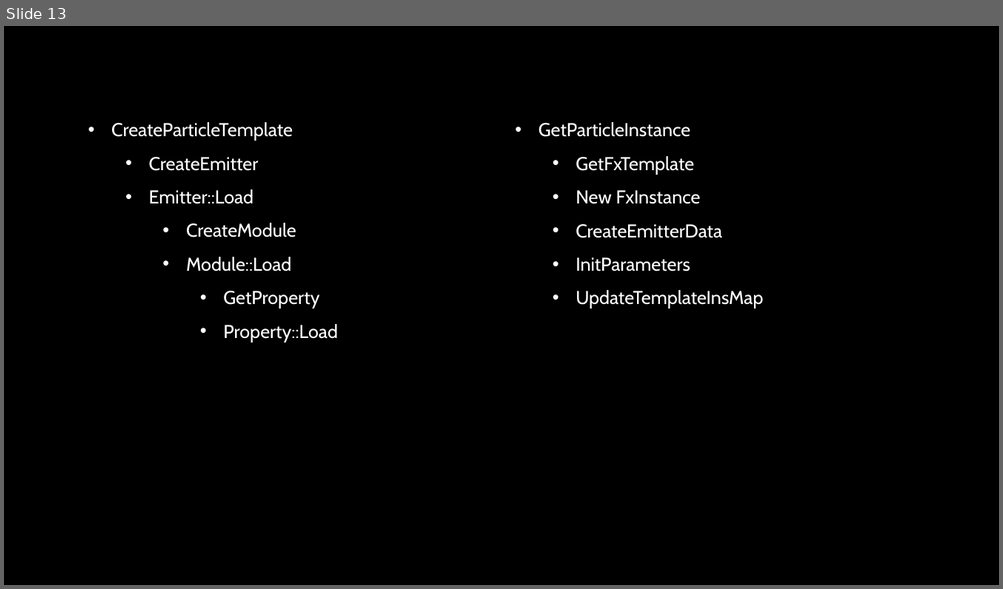
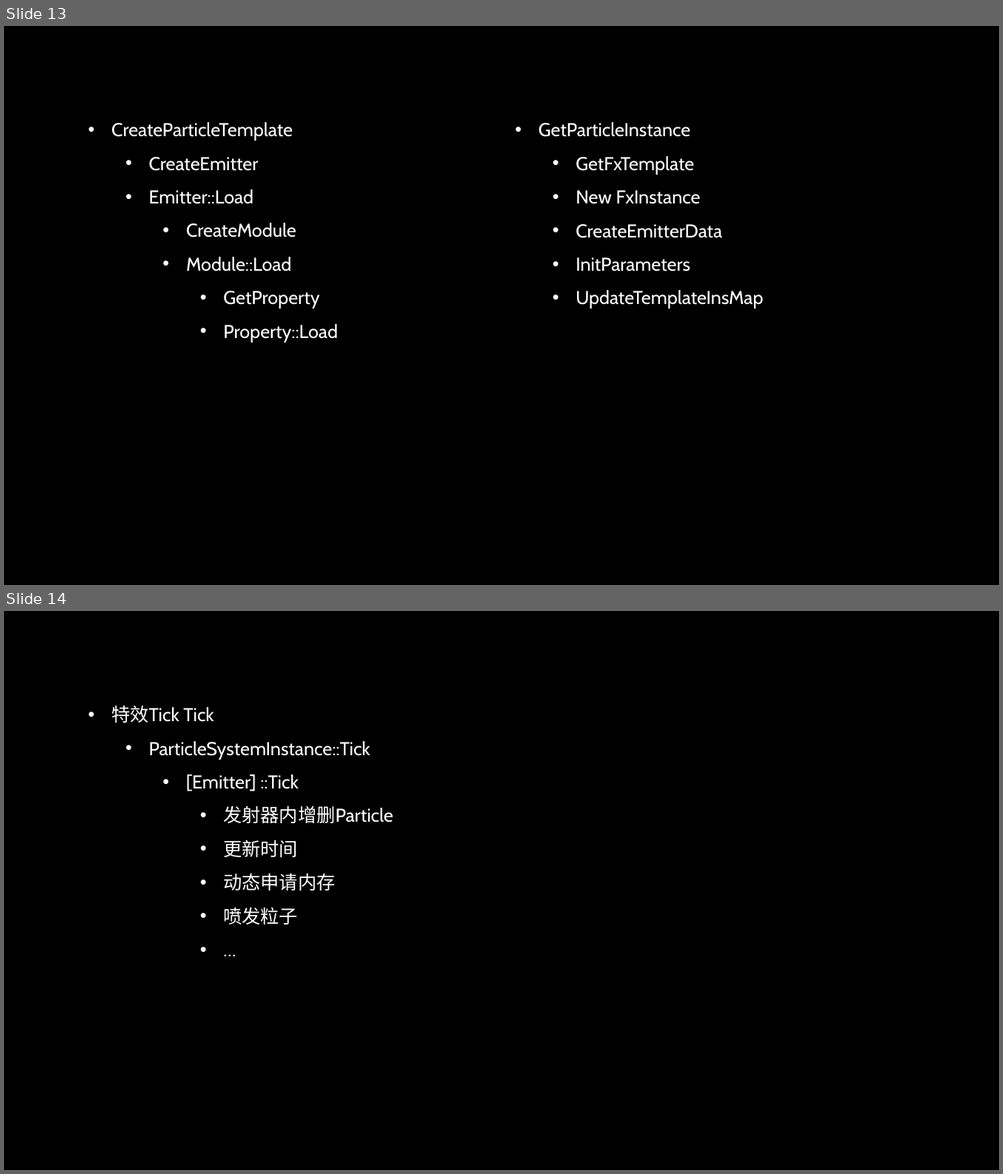
Before and after one commit to greatwallgoogle/Learnings, a slide deck: engine/ParticleSystem/Particle.pptx. Shown one above the other, each under a label of ours: slide 13 before the commit, slides 13 and 14 after it. The pictures are 1003x589 and 1003x1174 pixels, drawn with LibreOffice and Linux fonts; fonts in the diff are those of the drawing; background and template pictures are left out. Boxes give left, top, right and bottom in pixels: in the first picture for what was removed or moved away, otherwise in the second. Text is boxed around its words. In the diff, an @@ line names an element or a change of style, - is before the commit and + after.

Commit message:
particle update

```diff
--- a/engine/ParticleSystem/Particle.pptx
+++ b/engine/ParticleSystem/Particle.pptx
@@ slide 14 added at bbox=[4, 611, 999, 1170], background picture (left out) @@
@@ text added at bbox=[111, 705, 392, 925], 18 pt, text #FFFFFF @@
+• 特效Tick Tick
+  • ParticleSystemInstance::Tick
+    • [Emitter] ::Tick
+      • 发射器内增删Particle
+      • 更新时间
+      • 动态申请内存
+      • 喷发粒子
+      • …
```
Also in this commit, not shown: 1 other slide added, 3 other files.
